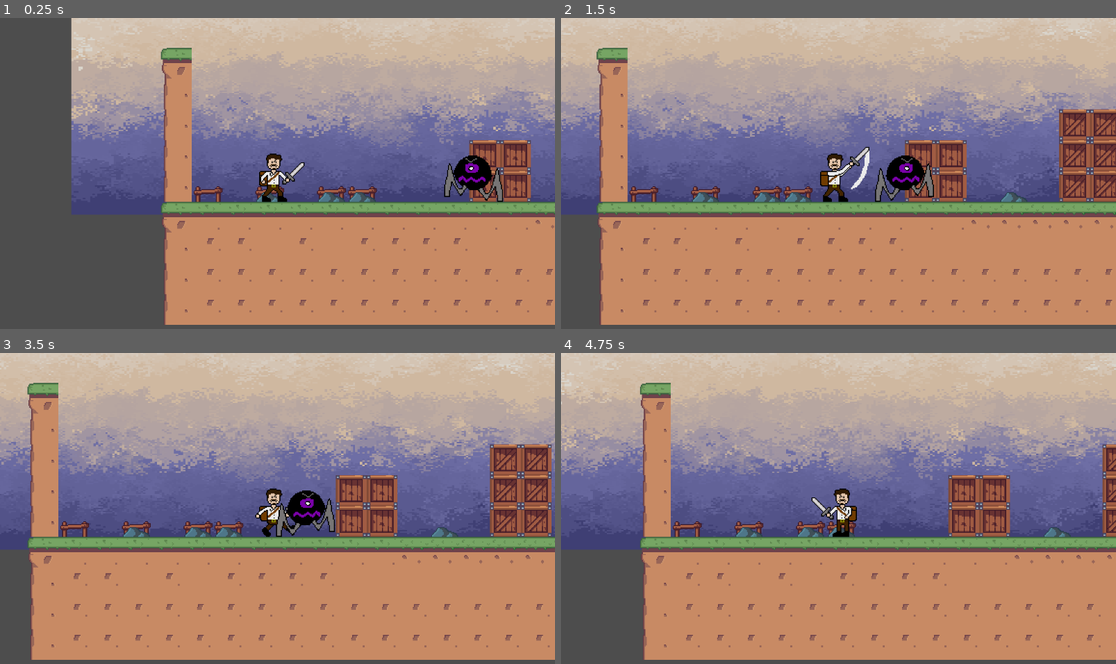
Above: before the commit, frames 1-4 (two rows, left to right).
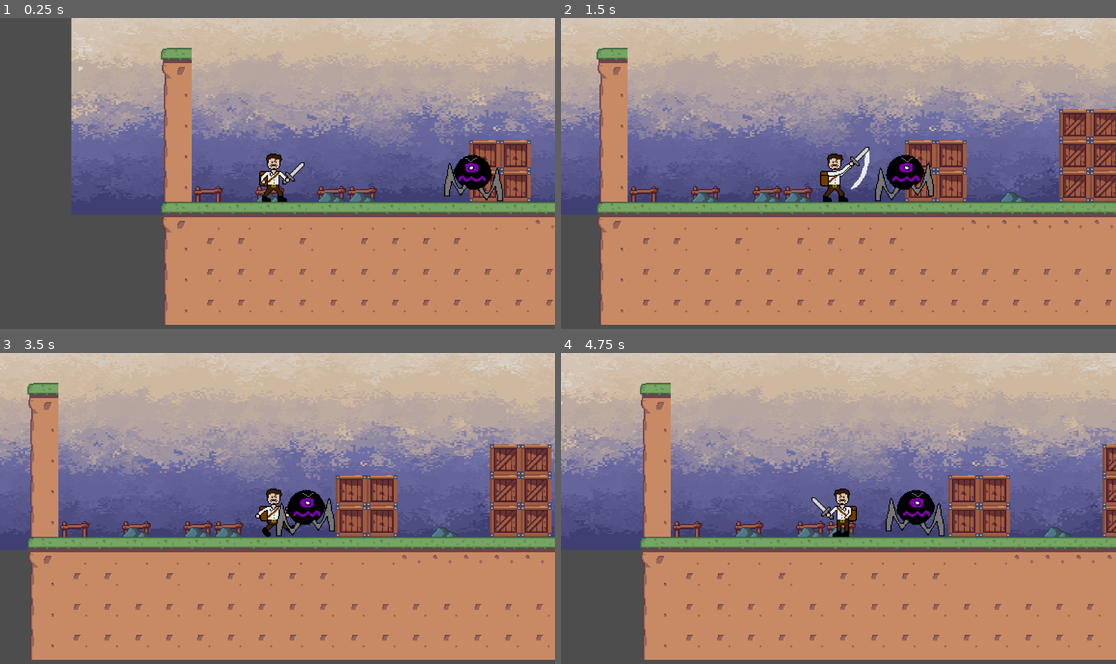
Above: after the commit, the same moments.

Repository: bscott519/ColossalCrisisGame
Game: Godot game, scene res://Scenes/level_1.tscn
The game is run twice, just before and just after one commit, with the same random seed, the same clock (stepped at 60 frames per second) and the same inputs. The engine's default icon, where the game draws it, is replaced by a stand-in: a white triangle on a blue panel in a dark square.
Inputs (mouse positions are in pixels of both pictures, inside the frame that each line leads up to):
- Up to frame 1 (0.25 s): no input
- Up to frame 2 (1.5 s): move the mouse to (960, 157) at 0.52 s; hold D (right) from 0.53 s (still down); click (960, 157) at 0.6 s; tap Space (jump) at 0.77 s; move the mouse to (727, 189) at 1.27 s; click (727, 189) at 1.35 s
- Up to frame 3 (3.5 s): tap Space (jump) at 1.52, 3.02 s; move the mouse to (333, 440) at 2.02 s; release D (right) at 2.03 s; hold A (left) 2.03-2.78 s; click (333, 440) at 2.1 s; move the mouse to (249, 570) at 2.77 s; hold D (right) from 2.78 s (still down); click (249, 570) at 2.85 s
- Up to frame 4 (4.75 s): move the mouse to (1005, 555) at 3.52 s; click (1005, 555) at 3.6 s; tap Space (jump) at 3.77, 4.52 s; move the mouse to (672, 461) at 4.27 s; release D (right) at 4.28 s; hold A (left) from 4.28 s (still down); click (672, 461) at 4.35 s

The runs differ from the first frame. In frame 1, 0.2% of the frame differs, in the area x 79-91%, y 43-60%; in frame 2, 0.2%; in frame 3, 0.3%; in frame 4, 1.0%, in the area x 0-98%, y 10-59%.

Commit message:
player and colosslings can attack each other

Diff:
--- /dev/null
+++ b/Scenes/CLDealDmgArea.gd
@@ -0,0 +1,15 @@
+extends Area2D
+
+var cL_dmg: int = 0
+var can_dmg: bool = true
+var dmg_cooldown: float = 1.0
+
+func _on_body_entered(body):
+	if can_dmg and body.is_in_group("player"):
+		body.plyr_take_dmg(cL_dmg)
+		can_dmg = false
+		start_dmg_cooldown()
+
+func start_dmg_cooldown():
+	await get_tree().create_timer(dmg_cooldown).timeout
+	can_dmg = true
--- /dev/null
+++ b/Scenes/DamageZone.gd
@@ -0,0 +1,7 @@
+extends Area2D
+
+var plyr_dmg: int = 0
+
+func _on_body_entered(body):
+	if body.is_in_group("enemies"):
+		body.take_dmg(plyr_dmg)
--- a/Scenes/colosslings.tscn
+++ b/Scenes/colosslings.tscn
@@ -9,6 +9,7 @@
 [ext_resource type="Texture2D" uid="uid://47q34xsc0k1" path="res://GameArt/TMMColosslingIdle2.png" id="7_r2rbl"]
 [ext_resource type="Texture2D" uid="uid://bvbjfjhi0gmdj" path="res://GameArt/TMMColosslingWalk1.png" id="8_kwd8y"]
 [ext_resource type="Texture2D" uid="uid://0y6t6eulmiu3" path="res://GameArt/TMMColosslingWalk2.png" id="9_e3771"]
+[ext_resource type="Script" path="res://Scenes/CLDealDmgArea.gd" id="10_urkx7"]
 
 [sub_resource type="AtlasTexture" id="AtlasTexture_vhkha"]
 atlas = ExtResource("1_jq20u")
@@ -103,15 +104,15 @@
 }]
 
 [sub_resource type="CircleShape2D" id="CircleShape2D_ej00d"]
-radius = 28.0
+radius = 28.2843
 
 [sub_resource type="CircleShape2D" id="CircleShape2D_sk6bi"]
-radius = 26.0192
+radius = 29.0
 
 [sub_resource type="CircleShape2D" id="CircleShape2D_fw74b"]
-radius = 27.074
+radius = 30.0
 
-[node name="colosslings" type="CharacterBody2D"]
+[node name="colosslings" type="CharacterBody2D" groups=["enemies"]]
 script = ExtResource("1_iuvfo")
 
 [node name="AnimatedSprite2D" type="AnimatedSprite2D" parent="."]
@@ -134,6 +135,8 @@
 shape = SubResource("CircleShape2D_sk6bi")
 
 [node name="CLDealDmgArea" type="Area2D" parent="."]
+collision_layer = 4
+script = ExtResource("10_urkx7")
 
 [node name="CollisionShape2D" type="CollisionShape2D" parent="CLDealDmgArea"]
 position = Vector2(0, -16)
@@ -141,4 +144,4 @@
 
 [connection signal="timeout" from="Timer" to="." method="_on_timer_timeout"]
 [connection signal="area_entered" from="CLHitbox" to="." method="_on_cl_hitbox_area_entered"]
-[connection signal="area_entered" from="CLDealDmgArea" to="." method="_on_cl_deal_dmg_area_area_entered"]
+[connection signal="body_entered" from="CLDealDmgArea" to="CLDealDmgArea" method="_on_body_entered"]
--- a/Scenes/darkbird.tscn
+++ b/Scenes/darkbird.tscn
@@ -106,7 +106,7 @@
 [sub_resource type="CircleShape2D" id="CircleShape2D_rq6ys"]
 radius = 22.0
 
-[node name="darkbird" type="CharacterBody2D"]
+[node name="darkbird" type="CharacterBody2D" groups=["enemies"]]
 script = ExtResource("1_7te06")
 
 [node name="AnimatedSprite2D" type="AnimatedSprite2D" parent="."]
--- a/Scenes/level_1.tscn
+++ b/Scenes/level_1.tscn
@@ -107,9 +107,6 @@
 physics_layer_0/collision_layer = 1
 sources/0 = SubResource("TileSetAtlasSource_biuay")
 
-[sub_resource type="RectangleShape2D" id="RectangleShape2D_1tpem"]
-size = Vector2(729.5, 59)
-
 [sub_resource type="RectangleShape2D" id="RectangleShape2D_5k8vq"]
 size = Vector2(26, 154)
 
@@ -130,10 +127,6 @@
 layer_1/tile_data = PackedInt32Array(393221, 196608, 0, 393224, 196608, 0, 393223, 196608, 0, 393237, 131072, 0, 393239, 196608, 0, 393240, 196608, 0, 393231, 196608, 0)
 
 [node name="Collisions" type="StaticBody2D" parent="."]
-
-[node name="GroundCollision" type="CollisionShape2D" parent="Collisions"]
-position = Vector2(432, 258.5)
-shape = SubResource("RectangleShape2D_1tpem")
 
 [node name="LeftWallCollision" type="CollisionShape2D" parent="Collisions"]
 position = Vector2(57, 147)
--- a/Scenes/player.tscn
+++ b/Scenes/player.tscn
@@ -1,7 +1,8 @@
-[gd_scene load_steps=25 format=3 uid="uid://b5lm45fuex5bw"]
+[gd_scene load_steps=26 format=3 uid="uid://b5lm45fuex5bw"]
 
 [ext_resource type="Script" path="res://Scripts/player.gd" id="1_mrjx3"]
 [ext_resource type="Texture2D" uid="uid://cc55k3l8qotnr" path="res://GameArt/TMMPlayerSS.png" id="2_j61om"]
+[ext_resource type="Script" path="res://Scenes/DamageZone.gd" id="3_14v64"]
 
 [sub_resource type="AtlasTexture" id="AtlasTexture_sy1u8"]
 atlas = ExtResource("2_j61om")
@@ -186,7 +187,8 @@
 radius = 13.0
 height = 50.0
 
-[node name="player" type="CharacterBody2D"]
+[node name="player" type="CharacterBody2D" groups=["player"]]
+collision_mask = 3
 script = ExtResource("1_mrjx3")
 
 [node name="AnimatedSprite2D" type="AnimatedSprite2D" parent="."]
@@ -199,6 +201,7 @@
 shape = SubResource("CircleShape2D_3ijys")
 
 [node name="DamageZone" type="Area2D" parent="."]
+script = ExtResource("3_14v64")
 
 [node name="CollisionShape2D" type="CollisionShape2D" parent="DamageZone"]
 position = Vector2(18, 0)
@@ -219,4 +222,5 @@
 one_shot = true
 
 [connection signal="animation_finished" from="AnimatedSprite2D" to="." method="_on_animated_sprite_2d_animation_finished"]
+[connection signal="body_entered" from="DamageZone" to="DamageZone" method="_on_body_entered"]
 [connection signal="timeout" from="ComboReset" to="." method="_on_combo_reset_timeout"]
--- a/Scripts/colosslings.gd
+++ b/Scripts/colosslings.gd
@@ -4,6 +4,7 @@
 
 @onready var animated_sprite_2d = $AnimatedSprite2D
 @onready var timer = $Timer
+@onready var cl_deal_dmg_area = $CLDealDmgArea
 
 const speed = 30
 const gravity = 900
@@ -25,6 +26,7 @@
 
 func _ready():
 	is_chasing = true
+	cl_deal_dmg_area.cL_dmg = 10
 
 func _process(delta):
 	if !is_on_floor():
@@ -89,11 +91,6 @@
 		await get_tree().create_timer(0.4).timeout
 		enemy_death()
 
-func _on_cl_hitbox_area_entered(area):
-	var dmg = Global.plyrDmgAmount
-	if area == Global.plyrDmgZone:
-		take_dmg(dmg)
-
 func take_dmg(dmg):
 	health -= dmg
 	took_dmg = true
@@ -102,8 +99,7 @@
 		dead = true
 	print(str(self), "current health is ", health)
 
-func _on_cl_deal_dmg_area_area_entered(area):
-	if area == Global.plyrHitbox:
-		is_deal_dmg = true
-		await get_tree().create_timer(1.0).timeout
-		is_deal_dmg = false
+func attack():
+	$CLDealDmgArea/CollisionShape2D.disabled = false
+	await await get_tree().create_timer(1.0).timeout
+	$CLDealDmgArea/CollisionShape2D.disabled = true
--- a/Scripts/player.gd
+++ b/Scripts/player.gd
@@ -47,13 +47,13 @@
 
 func handle_hor_movement():
 	if Input.is_action_pressed("left"):
-		print("Left input detected")
+		#print("Left input detected")
 		velocity.x = -SPEED
 		animated_sprite_2d.play("run")
 		animated_sprite_2d.flip_h = true
 		dmg_zone.scale.x = -1
 	elif Input.is_action_pressed("right"):
-		print("Right input detected")
+		#print("Right input detected")
 		velocity.x = SPEED
 		animated_sprite_2d.play("run")
 		animated_sprite_2d.flip_h = false
@@ -68,7 +68,6 @@
 
 	var dmg_zone_col = dmg_zone.get_node("CollisionShape2D")
 	var wait_time: float
-	var cur_dmg_to_deal: int
 
 	if Input.is_action_just_pressed("attack") and !is_on_floor():
 		doAttack = true
@@ -76,13 +75,13 @@
 		if last_air_attack == air_attack_states.AirAttack1:
 			last_air_attack = air_attack_states.AirAttack2
 			animated_sprite_2d.play("airattack2")
+			dmg_zone.plyr_dmg = 5
 			wait_time = 0.2
-			cur_dmg_to_deal = 5
 		else:
 			last_air_attack = air_attack_states.AirAttack1
 			animated_sprite_2d.play("airattack1")
+			dmg_zone.plyr_dmg = 5
 			wait_time = 0.2
-			cur_dmg_to_deal = 5
 
 		dmg_zone_col.disabled = false
 		await get_tree().create_timer(wait_time).timeout
@@ -96,25 +95,23 @@
 		if last_attack == attack_states.Attack2:
 			last_attack = attack_states.Attack3
 			animated_sprite_2d.play("attack3")
+			dmg_zone.plyr_dmg = 5
 			wait_time = 0.3
-			cur_dmg_to_deal = 5
 		elif last_attack == attack_states.Attack1:
 			last_attack = attack_states.Attack2
 			animated_sprite_2d.play("attack2")
+			dmg_zone.plyr_dmg = 5
 			wait_time = 0.2
-			cur_dmg_to_deal = 5
 		else:
 			last_attack = attack_states.Attack1
 			animated_sprite_2d.play("attack1")
+			dmg_zone.plyr_dmg = 5
 			wait_time = 0.2
-			cur_dmg_to_deal = 5
 
 		dmg_zone_col.disabled = false
 		await get_tree().create_timer(wait_time).timeout
 		dmg_zone_col.disabled = true
 		doAttack = false
-
-	Global.plyrDmgAmount = cur_dmg_to_deal
 
 func check_hitbox():
 	var hitbox_areas = $PlayerHitbox.get_overlapping_areas()
@@ -127,9 +124,9 @@
 			dmg = Global.cLDmgAmount
 
 	if can_take_dmg:
-		take_dmg(dmg)
+		plyr_take_dmg(dmg)
 
-func take_dmg(dmg):
+func plyr_take_dmg(dmg):
 	if dmg != 0:
 		if health > 0:
 			health -= dmg
@@ -152,16 +149,6 @@
 	await get_tree().create_timer(wait_time).timeout
 	can_take_dmg = true
 
-func set_dmg(attack_type):
-	var cur_dmg_to_deal: int
-	if attack_type == "single":
-		cur_dmg_to_deal = 5
-	elif attack_type == "double":
-		cur_dmg_to_deal = 5
-	elif attack_type == "air":
-		cur_dmg_to_deal = 5
-	Global.plyrDmgAmount = cur_dmg_to_deal
-
 func _on_animated_sprite_2d_animation_finished():
 	doAttack = false
 	combo_reset.start()
--- a/project.godot
+++ b/project.godot
@@ -50,6 +50,10 @@
 ]
 }
 
+[layer_names]
+
+2d_physics/layer_3="EnemyAttacks"
+
 [rendering]
 
 textures/canvas_textures/default_texture_filter=0
Not shown: 1 places in Scenes/colosslings.tscn that only renumber resources
Not shown: 1 places in Scenes/level_1.tscn that only renumber resources
